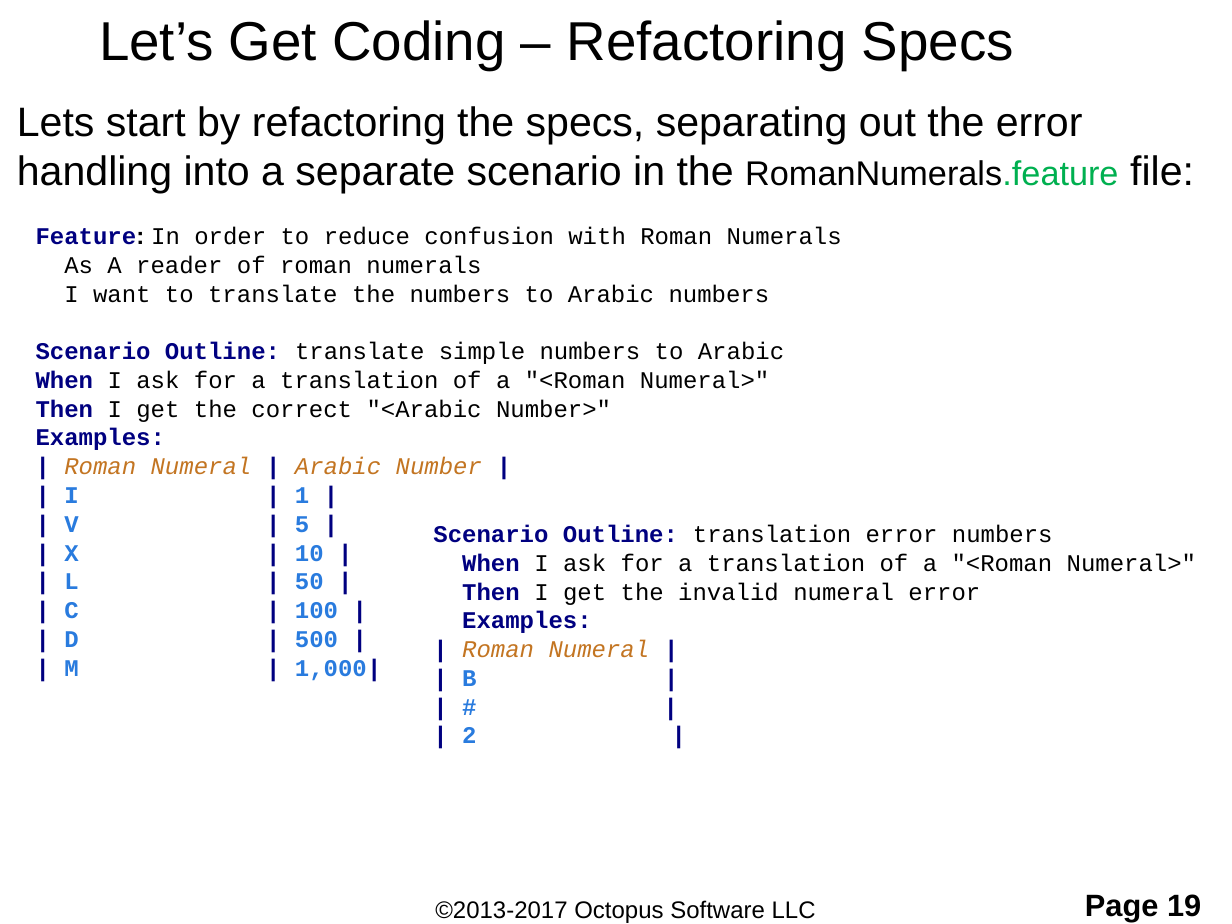
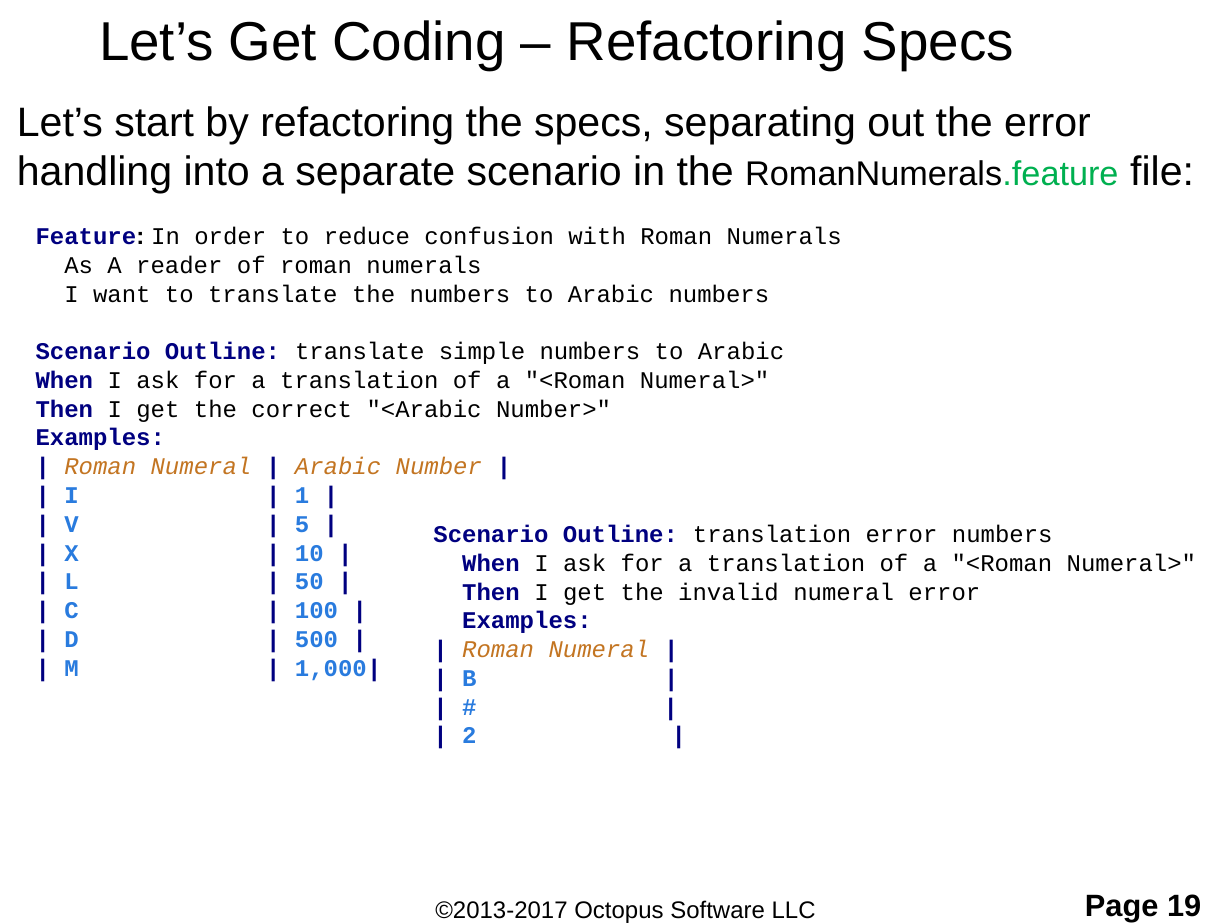
Before and after one commit to ShaneOctopus/RomanConversionStarting, a slide deck: slide 19 of workingFiles/TDD and BDD.pptx. Drawn at 1232x924 pixels with LibreOffice and Linux fonts; fonts in the diff are those of the drawing; background and template pictures are left out. Boxes give left, top, right and bottom in pixels: in the first picture for what was removed or moved away, otherwise in the second. Text is boxed around its words. In the diff, an @@ line names an element or a change of style, - is before the commit and + after.

```diff
--- a/workingFiles/TDD and BDD.pptx
+++ b/workingFiles/TDD and BDD.pptx
@@ text at [17, 106, 1194, 193]: text changed @@
-Lets start by refactoring the specs, separating out the error handling into a separate scenario in the RomanNumerals.feature file:
+Let’s start by refactoring the specs, separating out the error handling into a separate scenario in the RomanNumerals.feature file:
```
Also in this commit, not shown: 7 other slides changed, 1 other file.
